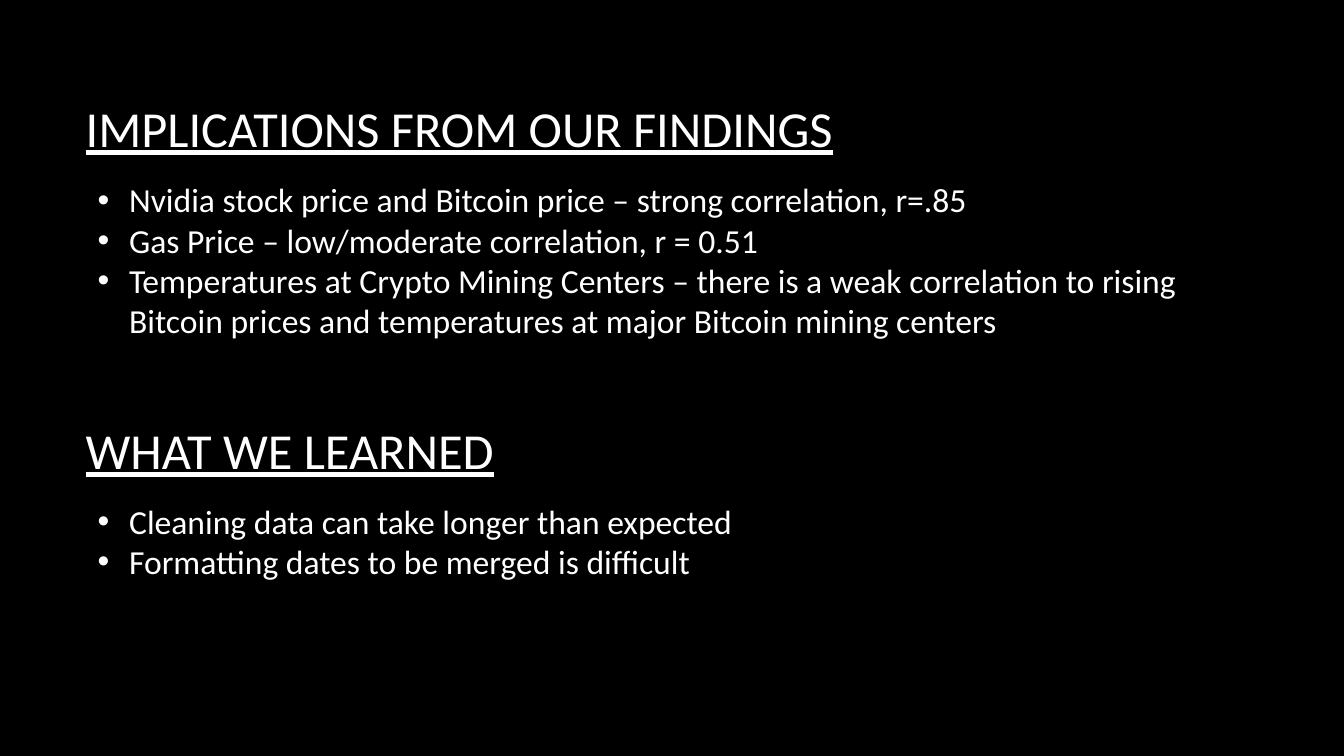
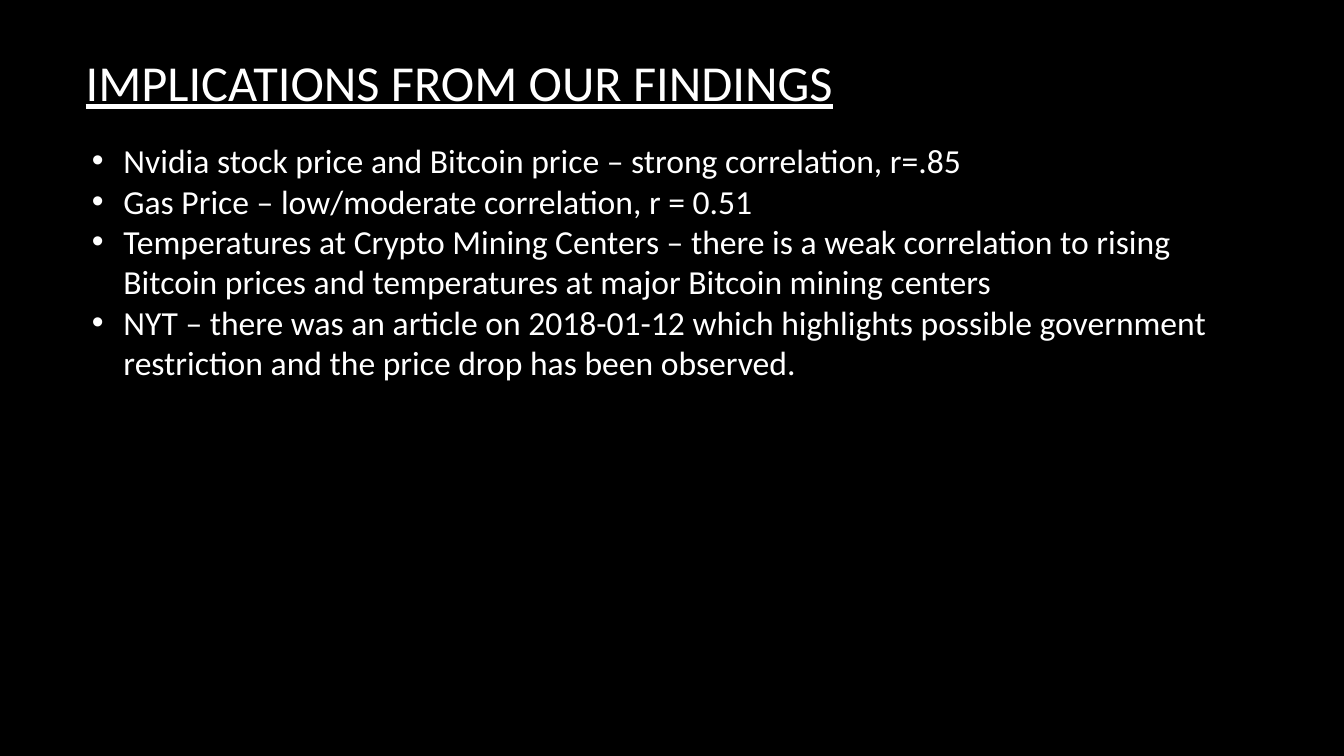
Before and after one commit to CharlotteC21/Cryptocurreny-Trend-Analysis-Group-Project, a slide deck: slide 11 of PPT Crypto Trend Group Project.pptx. Drawn at 1344x756 pixels with LibreOffice and Linux fonts; fonts in the diff are those of the drawing; background and template pictures are left out. Boxes give left, top, right and bottom in pixels: in the first picture for what was removed or moved away, otherwise in the second. Text is boxed around its words. In the diff, an @@ line names an element or a change of style, - is before the commit and + after.

Commit message:
updated ppt

```diff
--- a/PPT Crypto Trend Group Project.pptx
+++ b/PPT Crypto Trend Group Project.pptx
@@ title "IMPLICATIONS FROM OUR FINDINGS": place and size @@
-title "IMPLICATIONS FROM OUR FINDINGS" at [86, 114, 832, 155]
+title "IMPLICATIONS FROM OUR FINDINGS" at [86, 68, 832, 109]
@@ text "Nvidia stock price and Bitcoin ...": place and size @@
-text "Nvidia stock price and Bitcoin ..." at [129, 188, 1176, 339]
+text "Nvidia stock price and Bitcoin ..." at [123, 149, 1206, 381]
@@ text at [123, 311, 1206, 381]: paragraph added @@
+• NYT – there was an article on 2018-01-12 which highlights possible government restriction and the price drop has been observed.
@@ text removed at [86, 436, 494, 477] @@
-WHAT WE LEARNED
@@ text removed at [129, 510, 732, 580] @@
-• Cleaning data can take longer than expected
-• Formatting dates to be merged is difficult
```
Also in this commit, not shown: 2 other slides changed.
